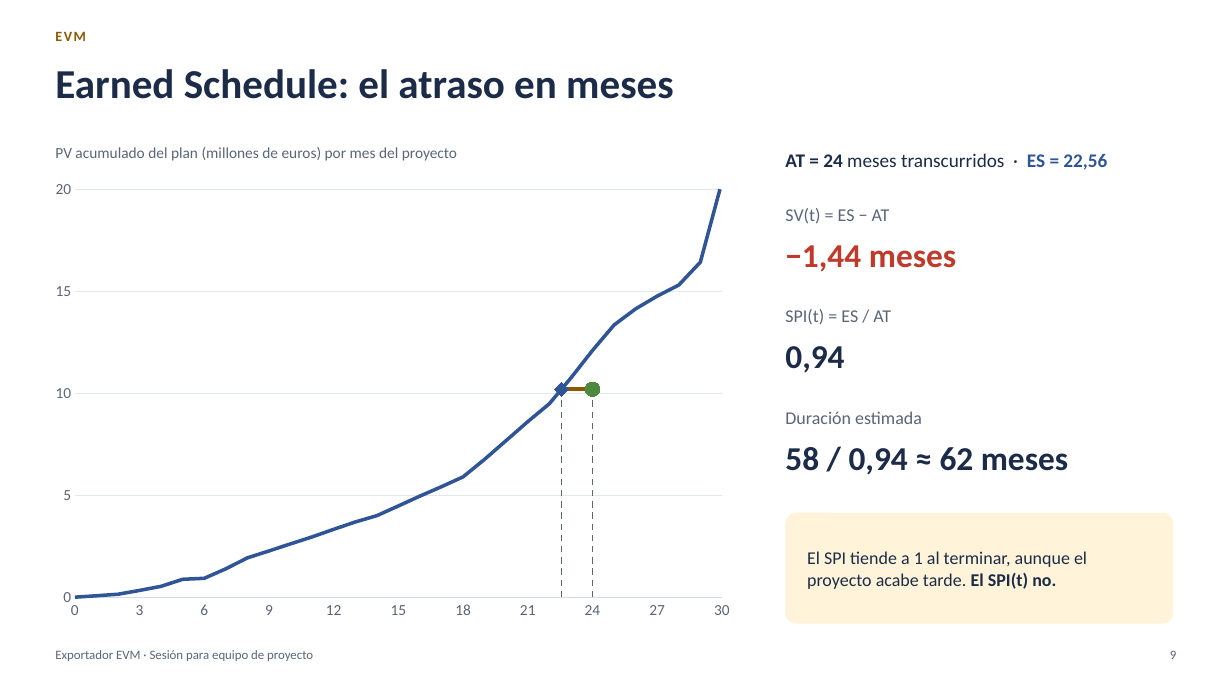
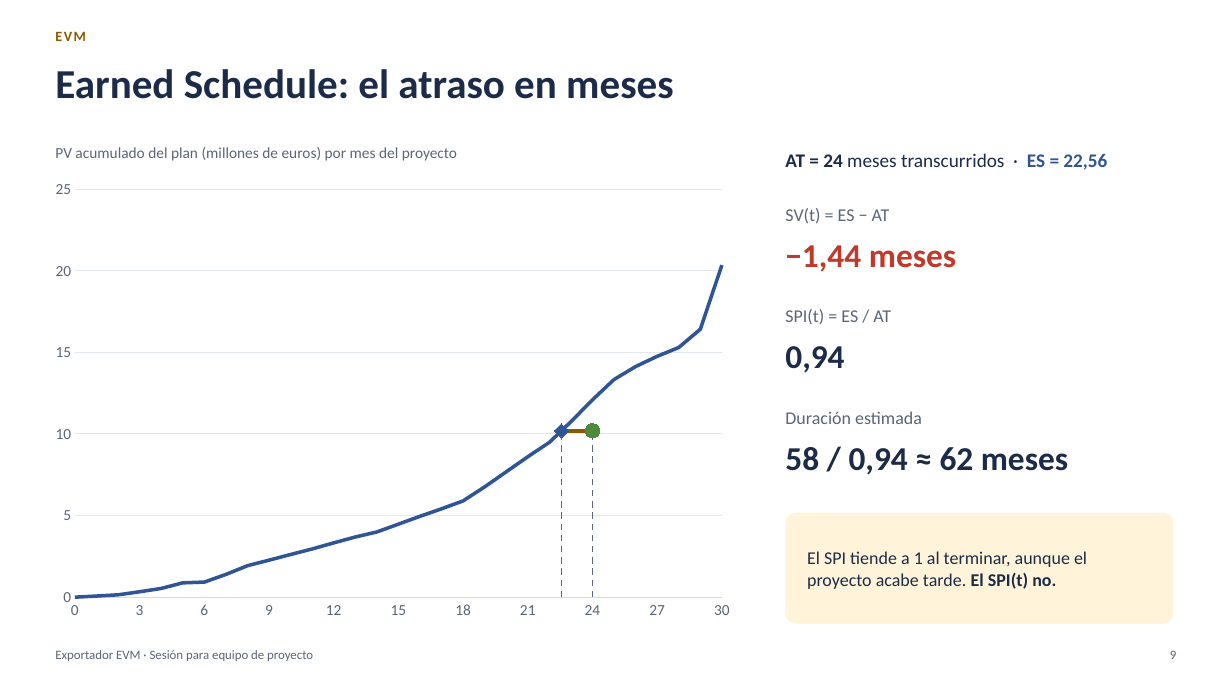
Before and after one commit to MarceloSalazar/evm-automation, a slide deck: slide 9 of docs/presentacion-jefes-de-proyecto.pptx. Drawn at 1232x693 pixels with LibreOffice and Linux fonts; fonts in the diff are those of the drawing. Boxes give left, top, right and bottom in pixels: in the first picture for what was removed or moved away, otherwise in the second. Text is boxed around its words. In the diff, an @@ line names an element or a change of style, - is before the commit and + after.

Commit message:
Presentación revisada
Orden del cierre mensual (fecha de estado, avance, reprogramación y validar), salida de generar igual a
la del programa, aviso del LOE en actualizar y analizar, plazo según el cronograma en el análisis de
desviaciones, validar en el control de cambios, captura del análisis legible, eje del gráfico de la
diapositiva 9, textos y propiedades del archivo. Mismos tiempos (26 minutos) y 38 diapositivas.

```diff
--- a/docs/presentacion-jefes-de-proyecto.pptx
+++ b/docs/presentacion-jefes-de-proyecto.pptx
@@ scatter lines chart at (42, 171, 744, 628) @@
@@ value axis changed @@
```
Also in this commit, not shown: 15 other slides changed, 1 other file.
